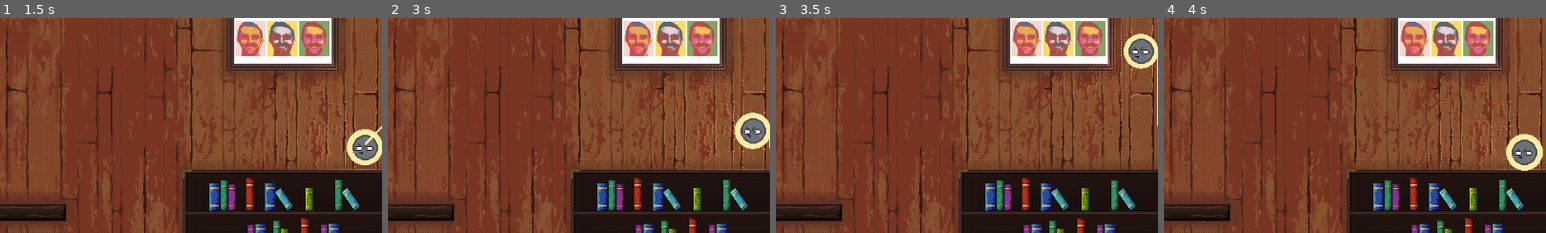
Above: before the commit, frames 1-4 (left to right).
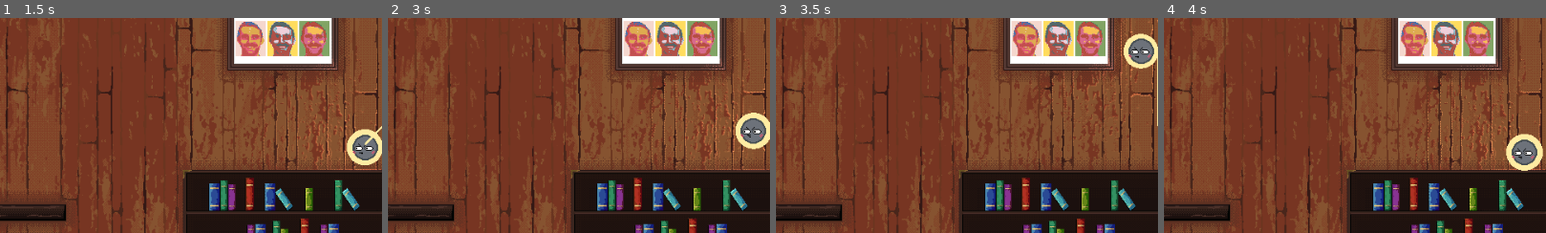
Above: after the commit, the same moments.

Repository: NAERNON/ggj-2026-mask
Game: Godot game, scene res://scenes/main.tscn
Two runs of this game, one before a commit and one after it. Both use one fixed random seed, a clock stepped at 60 frames per second and the inputs below.
Inputs:
- Up to frame 1 (1.5 s): tap Enter (ui_accept) at 0.5 s; hold D (move_tape_right) 0.53-1.28 s; hold R (move_tape_reroll) 0.53-1.28 s; tap Space (move_tape_jump) at 0.77 s; hold S (move_tape_down) from 1.28 s (still down); tap G (tape_switch_grip) at 1.35 s
- Up to frame 2 (3 s): tap Space (move_tape_jump) at 1.52 s; release S (move_tape_down) at 2.03 s; hold D (move_tape_right) 2.03-2.78 s; hold R (move_tape_reroll) 2.03-2.78 s; hold W (move_tape_up) from 2.78 s (still down); tap G (tape_switch_grip) at 2.85 s
- Up to frame 3 (3.5 s): keep holding W (move_tape_up); tap Space (move_tape_jump) at 3.02 s
- Up to frame 4 (4 s): release W (move_tape_up) at 3.53 s; hold A (move_tape_left) from 3.53 s (still down); hold R (move_tape_reroll) from 3.53 s (still down); tap Space (move_tape_jump) at 3.77 s
The pictures show only the part of the screen within x 50-100%, y 9-59%; the shares and areas given below are measured in that part.

Frame 1 is identical in both runs. In frame 2, 0.1% of the frame differs, in the area x 66-100%, y 19-97%; in frame 3, less than 0.1%; in frame 4, nothing differs.

Commit message:
Fix box physic

Diff:
--- a/scenes/main.tscn
+++ b/scenes/main.tscn
@@ -42,6 +42,7 @@
 masking_tape = NodePath("MaskingTape")
 epsilon_tape = 1.0
 epsilon_corner = 2.5
+rubber_width = 0.1
 platforms = NodePath("Platforms")
 restock = NodePath("Restock")
 restock_value = 300.0
@@ -139,7 +140,7 @@
 
 [node name="Box" type="RigidBody2D" parent="." unique_id=962226803]
 position = Vector2(215, 113)
-mass = 0.003
+mass = 0.002
 
 [node name="CollisionShape2D" type="CollisionShape2D" parent="Box" unique_id=576251938]
 shape = SubResource("RectangleShape2D_o6xl0")
